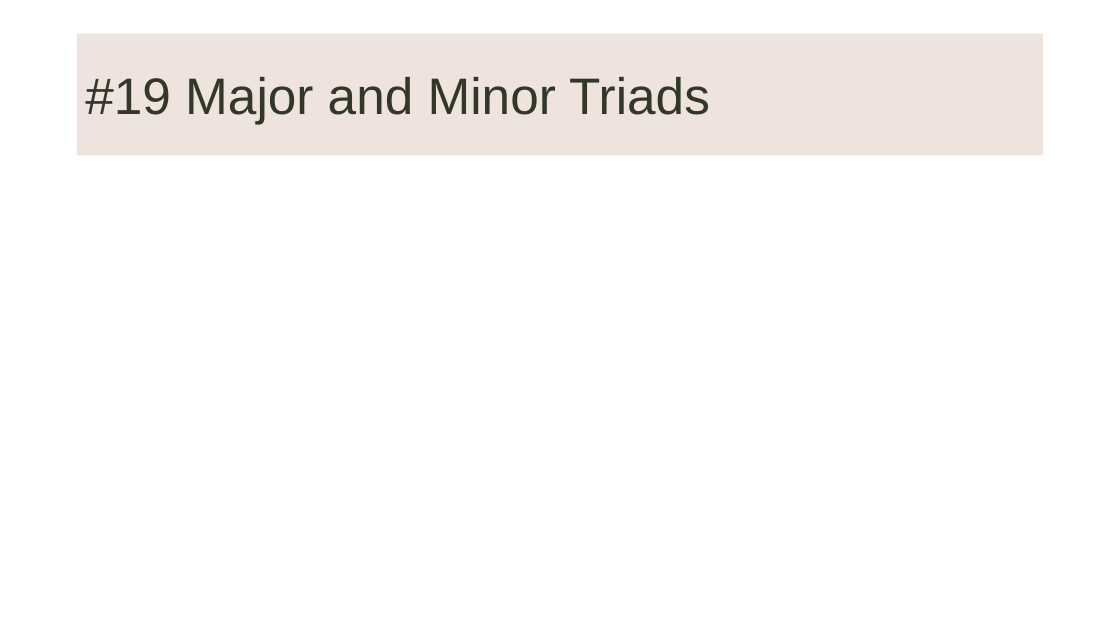
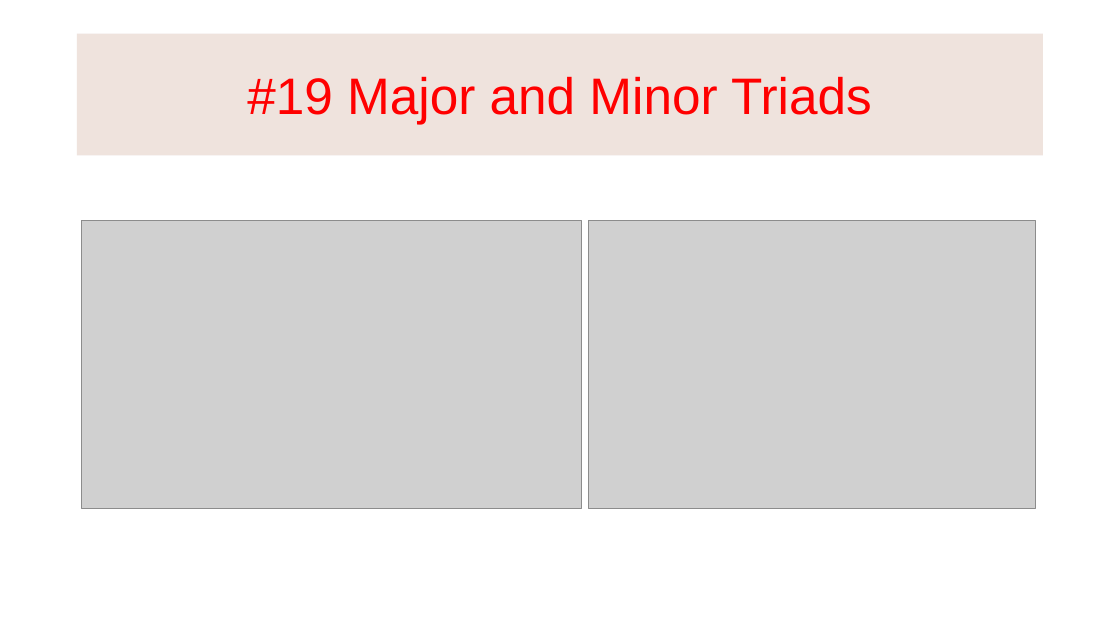
Before and after one commit to KnowledgeMavens/Science-Tech, a slide deck: slide 16 of Music Theory 02-17-18/Music Theory 02-17-18.pptx. Drawn at 1120x630 pixels with LibreOffice and Linux fonts; fonts in the diff are those of the drawing; grey boxes stand for pictures; background and template pictures are left out. Boxes give left, top, right and bottom in pixels: in the first picture for what was removed or moved away, otherwise in the second. Text is boxed around its words. In the diff, an @@ line names an element or a change of style, - is before the commit and + after.

```diff
--- a/Music Theory 02-17-18/Music Theory 02-17-18.pptx
+++ b/Music Theory 02-17-18/Music Theory 02-17-18.pptx
@@ title "#19 Major and Minor Triads" at bbox=[77, 34, 1044, 155]: text colour #313829 to #FF0000; alignment left to centre @@
@@ picture added at bbox=[82, 221, 582, 508] @@
@@ picture added at bbox=[588, 221, 1036, 508] @@
```
Also in this commit, not shown: 16 other slides changed, 2 slides added, 2 slides removed, 1 other file.
